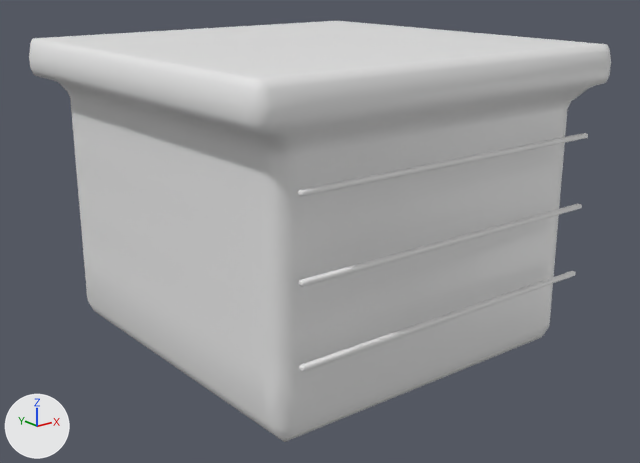
The FBX model Assets/Art/VisualPipeline/Benchmarks/Models/SM_Benchmark_WorkTable_01.fbx: old version first, new version second.
Before and after are seen from a 50 mm lens placed at (-1.18, -1.508, 0.826), pointed at (-0.002, -0.034, 0.236). Every picture has the same lights, and +X, +Y and +Z are marked at lower left. The picture after the commit comes second.

Before the edit, the objects in view are built like this:
```python
me_sm_benchmark_worktable_01 = bpy.data.meshes.new('SM_Benchmark_WorkTable_01')
me_sm_benchmark_worktable_01.from_pydata(...)  # 657 vertices, 813 faces; spans x -0.45..0.45, y -0.45..0.45, z 0.0..0.65
me_sm_benchmark_worktable_01.materials.append(mat_warmwood)  # white #e7e7e7
ob_sm_benchmark_worktable_01 = bpy.data.objects.new('SM_Benchmark_WorkTable_01', me_sm_benchmark_worktable_01)
ob_sm_benchmark_worktable_01.location = (0.0, 0.0, 0.0)
```
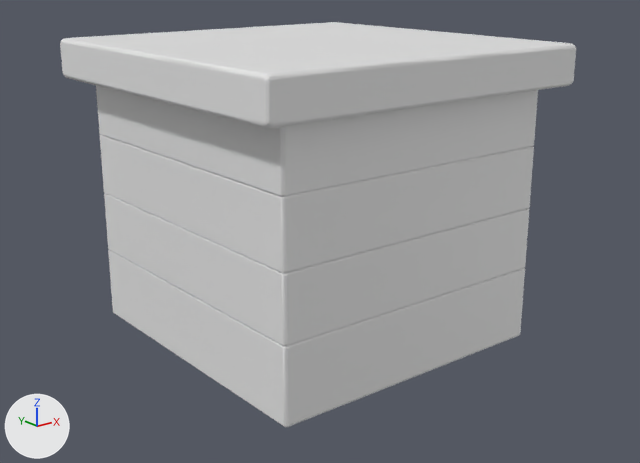
Diff of the bpy script that builds the scene:
```diff
--- a/Assets/Art/VisualPipeline/Benchmarks/Models/SM_Benchmark_WorkTable_01.fbx.py
+++ b/Assets/Art/VisualPipeline/Benchmarks/Models/SM_Benchmark_WorkTable_01.fbx.py
@@ me_sm_benchmark_worktable_01 @@
 # used by ob_sm_benchmark_worktable_01; location = (0.0, 0.0, 0.0)
-me_sm_benchmark_worktable_01.from_pydata(...)  # 657 vertices, 813 faces; spans x -0.45..0.45, y -0.45..0.45, z 0.0..0.65
+me_sm_benchmark_worktable_01.from_pydata(...)  # 2327 vertices, 4790 faces; spans x -0.391..0.391, y -0.391..0.391, z 0.0..0.65
+# me_sm_benchmark_worktable_01 part 1: the loose piece of 489 vertices spanning x -0.45..0.45, y -0.448..0.45, z 0.0..0.65 is rebuilt with 1298 vertices and now spans x -0.331..0.334, y -0.346..0.356, z 0.0..0.578
+# me_sm_benchmark_worktable_01 part 2: a new loose piece of 1029 vertices spanning x -0.391..0.391, y -0.391..0.391, z 0.564..0.65, in mat_warmwood (white #e7e7e7)
+# me_sm_benchmark_worktable_01 part 3: the loose piece of 56 vertices spanning x -0.37..0.37, y -0.45..-0.438, z 0.165..0.175 is deleted
+# me_sm_benchmark_worktable_01 part 4: the loose piece of 56 vertices spanning x -0.37..0.37, y -0.45..-0.438, z 0.465..0.475 is deleted
+# me_sm_benchmark_worktable_01 part 5: the loose piece of 56 vertices spanning x -0.37..0.37, y -0.45..-0.438, z 0.315..0.325 is deleted
 me_sm_benchmark_worktable_01.materials.append(mat_warmwood)
```

Location of each change, (x1, y1, x2, y2) in pixels of the pictures (640 x 463 px):
'SM_Benchmark_WorkTable_01', reshaped (11% narrower)
    before: (29, 21, 611, 442)
    after: (60, 22, 576, 427)
part 1 of me_sm_benchmark_worktable_01, rebuilt
    before: (29, 21, 611, 442)
    after: (96, 86, 538, 427)
part 2 of me_sm_benchmark_worktable_01, added
    after: (60, 22, 576, 129)
part 3 of me_sm_benchmark_worktable_01, deleted
    before: (299, 271, 576, 372)
part 4 of me_sm_benchmark_worktable_01, deleted
    before: (298, 133, 588, 197)
part 5 of me_sm_benchmark_worktable_01, deleted
    before: (299, 204, 582, 287)
